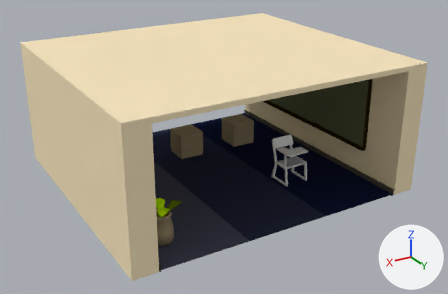
Before and after pictures for a commit that changed the Blender file Assets/Models/Blend/Corridor.blend.
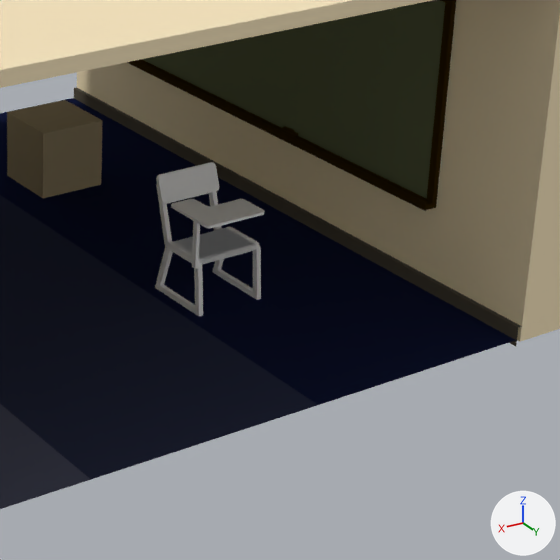
There are two pictures of each version: one whole from a camera (50 mm lens) standing at (21.87, 38.11, 16.38) and looking at (-0.26, 1.23, -2.06), one close up on the part from 49% to 91% of the width and 27% to 91% of the height. Every picture has the same lights, and +X, +Y and +Z are marked at lower right.

In view in the first close-up: 'Board', 'Cube', 'Cube.001', 'Cube.002', 'Cube.003', 'Ground', 'Player1', 'Walls'.
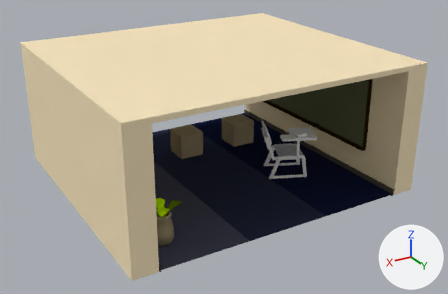
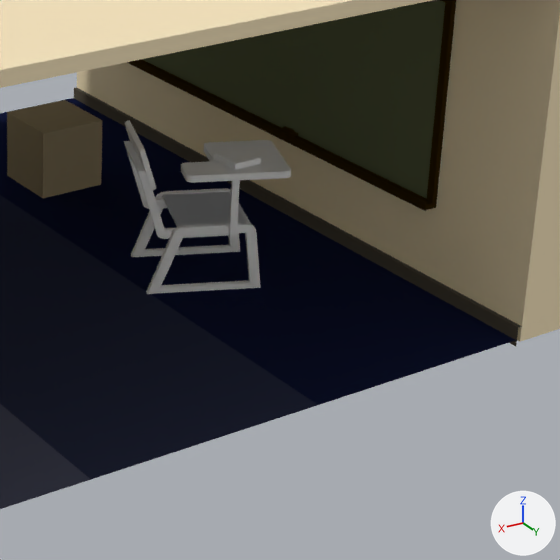
Diff of the bpy script that builds the scene:
```diff
--- a/Assets/Models/Blend/Corridor.blend.py
+++ b/Assets/Models/Blend/Corridor.blend.py
@@ me_cube_006 @@
 # used by ob_cube; location = (-4.38, 0.0, -3.87)
-me_cube_006.from_pydata(...)  # 68 vertices, 59 faces; spans x -0.98..0.0, y 2.79..4.99, z -0.7..2.07
+me_cube_006.from_pydata(...)  # 38 vertices, 30 faces; spans x -1.0..1.0, y -1.89..0.11, z -10.69..-9.14
+# me_cube_006 part 1: the whole mesh is rebuilt
+# me_cube_006 part 2
+# 25 vertices are added at x -1.0..1.0, y -1.89..0.11, z -10.69..-9.14
+# 13 new vertices lie (0.0, 2.0, 0.0) away from vertices in x -1.0..1.0, y -1.89, z -10.69..-9.14
+# 30 new faces join them
@@ me_cube_013 @@
+me_cube_013.from_pydata(...)  # 26 vertices, 22 faces; spans x -0.85..0.0, y 2.79..3.4, z 0.51..2.07
@@ me_cube_008 @@
+me_cube_008.from_pydata(...)  # 28 vertices, 16 faces; spans x -0.898..0.0, y 2.848..3.207, z 1.608..2.356
@@ me_cube_012_1 @@
+me_cube_012_1.from_pydata(...)  # 80 vertices, 46 faces; spans x -2.57..1.2, y -2.17..1.94, z -1.0..1.0
@@ me_cube_007_1 @@
+me_cube_007_1.from_pydata(...)  # 36 vertices, 26 faces; spans x -0.866..0.0, y 3.595..4.851, z 0.618..0.751
@@ me_cube_006_1 @@
+me_cube_006_1.from_pydata(...)  # 52 vertices, 37 faces; spans x -0.98..-0.72, y 3.07..4.99, z -0.7..0.8
@@ ob_cube @@
 ob_cube = bpy.data.objects.new('Cube', me_cube_006)
-ob_cube.location = (-4.38, 0.0, -3.87)
-_m = ob_cube.modifiers.new('Mirror', 'MIRROR')
-_m.use_clip = True
+ob_cube.location = (-5.3, 4.19, 0.04)
+ob_cube.scale = (-0.413, 0.477, 0.116)
@@ ob_cube_001 @@
-ob_cube_001 = bpy.data.objects.new('Cube.001', me_cube_007)
-ob_cube_001.location = (-4.38, -0.02, -3.85)
-_m = ob_cube_001.modifiers.new('Mirror', 'MIRROR')
-_m.use_clip = True
@@ ob_cube_002 @@
 ob_cube_002 = bpy.data.objects.new('Cube.002', me_cube_009)
-ob_cube_002.location = (-2.13, 0.45, -3.57)
+ob_cube_002.location = (0.5, 3.4, -3.36)
+ob_cube_002.rotation_euler = (0.0, 0.0, 1.152)  # degrees (0, 0, 66)
+ob_cube_002.scale = (1.23, 1.23, 1.23)
@@ ob_cube_003 @@
-ob_cube_003 = bpy.data.objects.new('Cube.003', me_cube_012)
-ob_cube_003.location = (-3.76, 4.99, -1.91)
-ob_cube_003.scale = (0.468, 0.475, 0.0366)
@@ ob_backframe @@
+ob_backframe = bpy.data.objects.new('BackFrame', me_cube_013)
+ob_backframe.location = (-0.11, 0.67, -3.74)
+ob_backframe.rotation_euler = (0.0, 0.0, 1.152)  # degrees (0, 0, 66)
+ob_backframe.scale = (1.23, 1.23, 1.23)
+_m = ob_backframe.modifiers.new('Mirror', 'MIRROR')
+_m.use_clip = True
@@ ob_back @@
+ob_back = bpy.data.objects.new('Back', me_cube_008)
+ob_back.location = (-0.17, 0.69, -4.51)
+ob_back.rotation_euler = (0.0294, -0.0000302, 1.16)  # degrees (1.7, 0, 66)
+ob_back.scale = (1.23, 1.23, 1.61)
+_m = ob_back.modifiers.new('Mirror', 'MIRROR')
+_m.use_clip = True
@@ ob_desk @@
+ob_desk = bpy.data.objects.new('Desk', me_cube_012_1)
+ob_desk.location = (-5.28, 3.8, -1.33)
+ob_desk.rotation_euler = (0.0, 0.0, 1.152)  # degrees (0, 0, 66)
+ob_desk.scale = (0.574, 0.649, 0.0924)
@@ ob_seat @@
+ob_seat = bpy.data.objects.new('Seat', me_cube_007_1)
+ob_seat.location = (0.86, 0.23, -3.71)
+ob_seat.rotation_euler = (0.0, 0.0, 1.152)  # degrees (0, 0, 66)
+ob_seat.scale = (1.23, 1.55, 1.23)
+_m = ob_seat.modifiers.new('Mirror', 'MIRROR')
+_m.use_clip = True
@@ ob_seatframe @@
+ob_seatframe = bpy.data.objects.new('SeatFrame', me_cube_006_1)
+ob_seatframe.location = (0.84, 0.24, -3.74)
+ob_seatframe.rotation_euler = (0.0, 0.0, 1.152)  # degrees (0, 0, 66)
+ob_seatframe.scale = (1.23, 1.55, 1.23)
+_m = ob_seatframe.modifiers.new('Mirror', 'MIRROR')
+_m.use_clip = True
```

Boxes (x1, y1, x2, y2) around the edits, measured in the close-ups (560 x 560 px):
'SeatFrame', added
    after: (131, 188, 261, 294)
'Cube', reshaped, moved, rescaled, modifiers changed
    before: (155, 185, 261, 316)
    after: (212, 146, 261, 171)
'Cube.001', deleted
    before: (156, 162, 256, 265)
'Desk', added
    after: (181, 140, 291, 183)
'Seat', added
    after: (162, 192, 250, 227)
'Cube.003', deleted
    before: (171, 199, 265, 229)
'BackFrame', added
    after: (124, 141, 165, 239)
'Cube.002', moved, turned, rescaled
    before: (192, 221, 200, 269)
    after: (229, 180, 240, 237)
'Back', added
    after: (125, 120, 156, 190)
part 1 of me_cube_006, deleted
    before: (155, 185, 261, 316)
part 2 of me_cube_006, added
    after: (212, 146, 261, 171)
